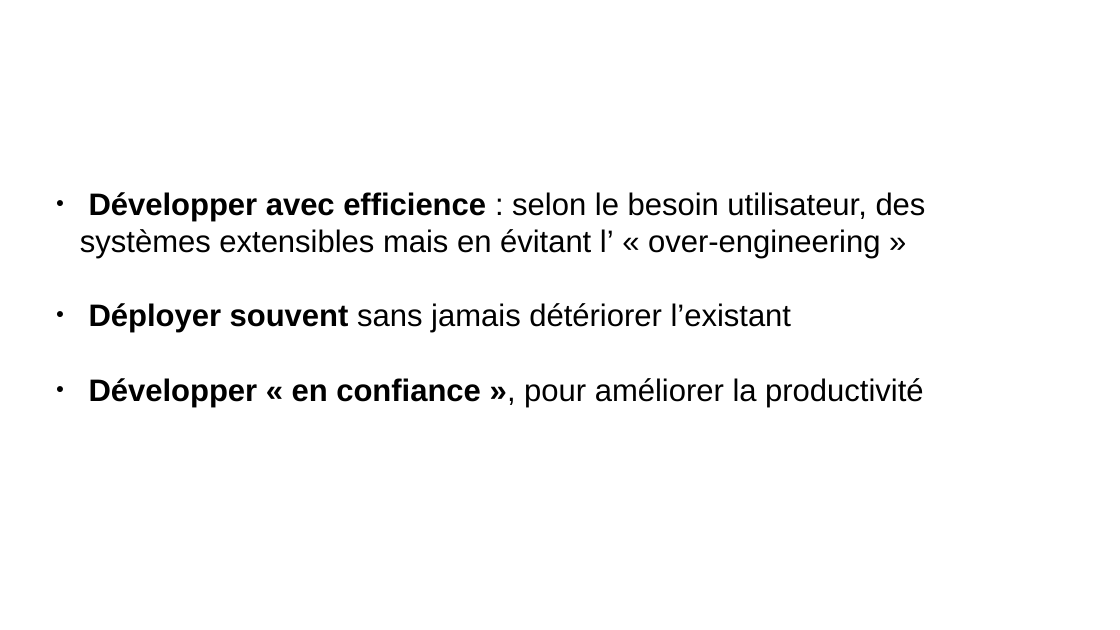
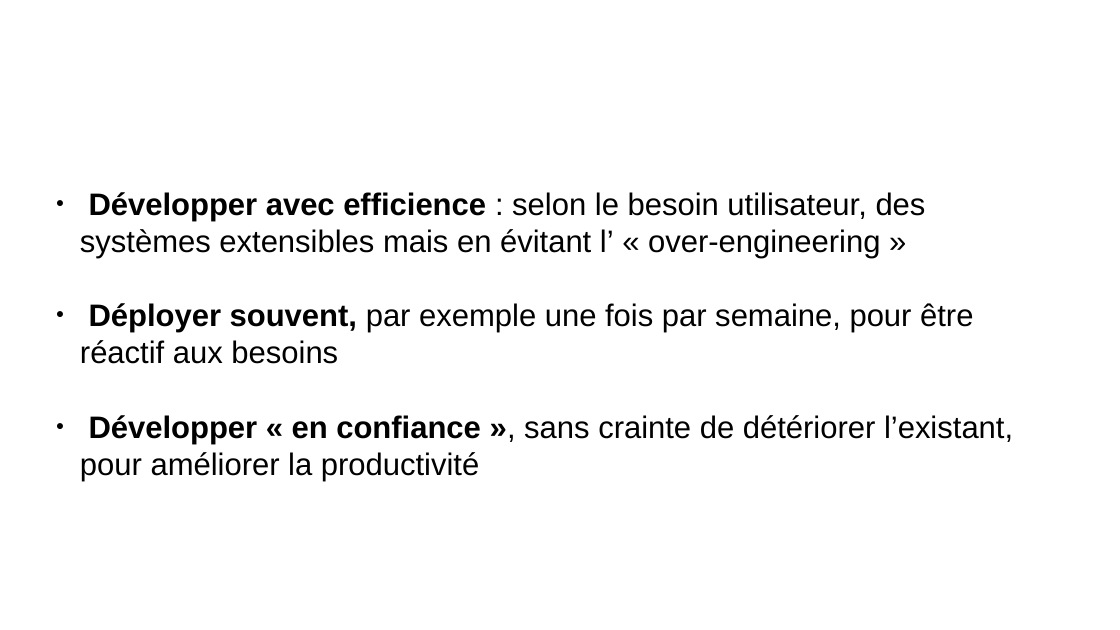
Before and after one commit to remipassmoilesel/ci-cd-plan, a slide deck: slide 3 of ci-cd-plan.odp. Drawn at 1120x630 pixels with LibreOffice and Linux fonts; fonts in the diff are those of the drawing; background and template pictures are left out. Boxes give left, top, right and bottom in pixels: in the first picture for what was removed or moved away, otherwise in the second. Text is boxed around its words. In the diff, an @@ line names an element or a change of style, - is before the commit and + after.

```diff
--- a/ci-cd-plan.odp
+++ b/ci-cd-plan.odp
@@ subtitle at box(80, 303, 1013, 482): text changed @@
-● Déployer souvent sans jamais détériorer l’existant
-● Développer « en confiance », pour améliorer la productivité
+● Déployer souvent, par exemple une fois par semaine, pour être réactif aux besoins
+● Développer « en confiance », sans crainte de détériorer l’existant, pour améliorer la productivité
```
Also in this commit, not shown: 17 other slides changed, 3 slides added, 1 slide removed, 2 other files.
